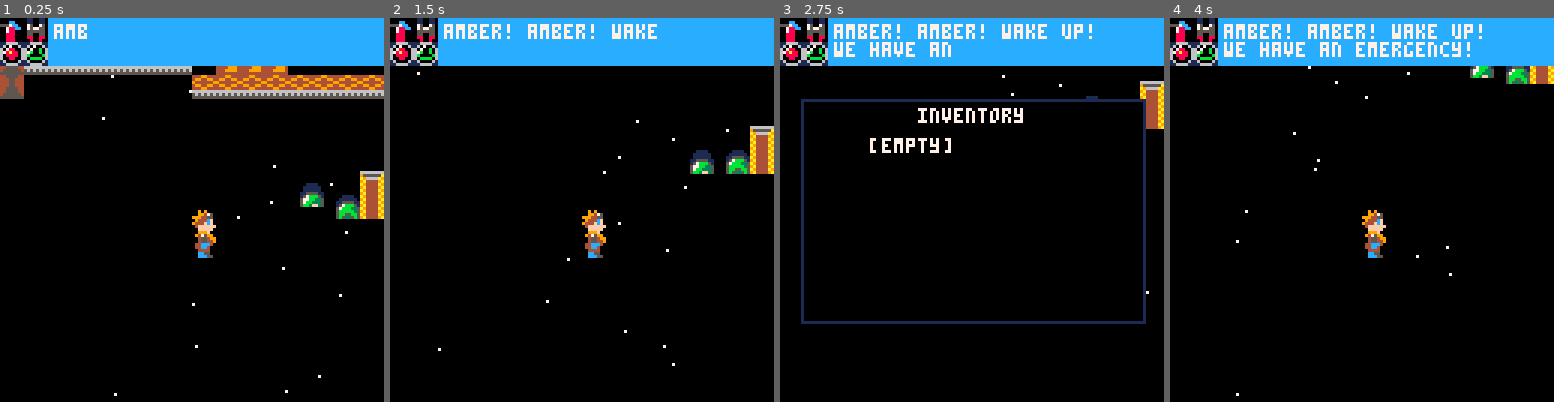
Above: before the commit, frames 1-4 (left to right).
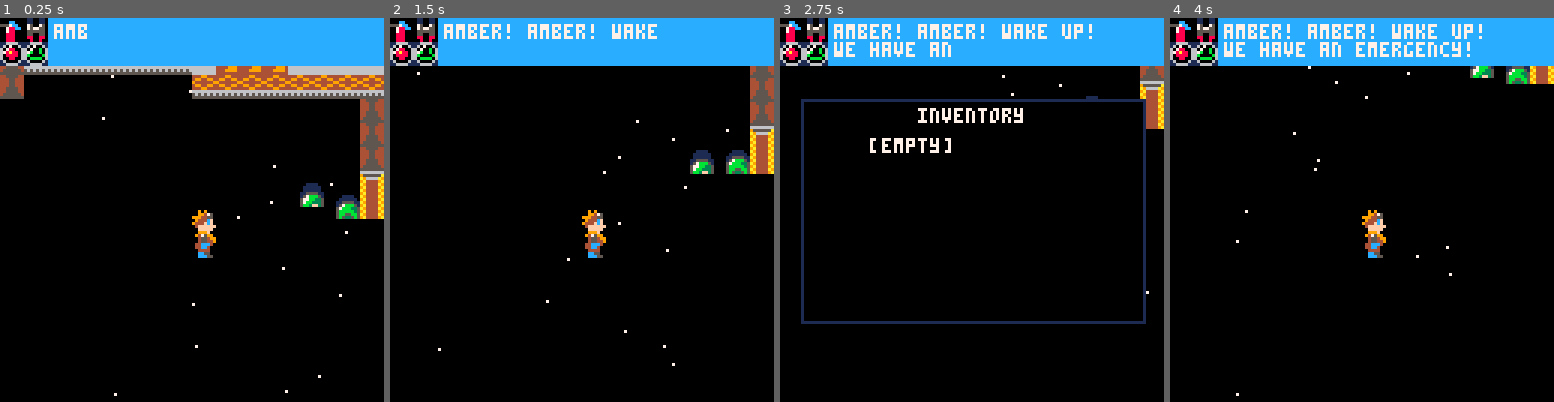
Above: after the commit, the same moments.

Repository: nsatragno/pico8-carts
Game: PICO-8 cartridge space_kludge/space_kludge.p8
The game is run twice, just before and just after one commit, with the same random seed, the same clock (stepped at 60 frames per second) and the same inputs.
Inputs:
- Up to frame 1 (0.25 s): no input
- Up to frame 2 (1.5 s): tap X (X key) at 0.33, 1.07 s; tap O (Z key) at 0.7 s
- Up to frame 3 (2.75 s): hold Right 1.6-2.1 s; tap O (Z key) at 1.7, 2.1, 2.5 s; tap X (X key) at 1.85 s; hold Up 2.15-2.42 s; hold Right from 2.47 s (still down)
- Up to frame 4 (4 s): tap O (Z key) at 2.9, 3.3, 3.7 s; tap X (X key) at 2.97 s; release Right at 3.03 s; hold Left 3.08-3.58 s; hold Down 3.63-3.97 s

The runs differ from the first frame. In frame 1, 1.9% of the frame differs, in the area x 50-100%, y 12-40%; in frame 2, 1.0%; in frame 3, 0.2%; in frame 4, nothing differs.

Commit message:
added b ackground

Diff:
--- a/space_kludge/space_kludge.p8
+++ b/space_kludge/space_kludge.p8
@@ -835,14 +835,14 @@
 44555544334554445dd00dd55dd00dd5555555555555555555555555555555550000000000000000000000000000000000000000000000000000000000000000
 45555554434554445d0000d55d0000d5454554544545545445455454454554540000000000000000000000000000000000000000000000000000000000000000
 55555555535555555555555555555555444994444449944444499444444994440000000000000000000000000000000000000000000000000000000000000000
-6dddddd6666dddd66dddddd66666666660ddddd66dddddd66dddddd66dddddd6666666666dddddddddddddd60000000000000000000000000000000000000000
-dd6666dd666dd0dddddddddd66666666dd0ddddd6dddddd660d000066dddddd6ccc77cacdd000000999119dd0000000000000000000000000000000000000000
-d66ee66d6660dd0ddddd666666666666d6666ddd600000066dddddd660000006cc6ccc77d00000009991199d0000000000000000000000000000000000000000
-d6eeee6d666d6666dddd666666a666a6ddd0dddd6dddddd66ddd00066dddddd6c686caccd00000009991199d0000000000000000000000000000000000000000
-d6eeee6d0ddd6666dddd66666a666a66dddd0ddd6dddddd6600d00066dddddd63363a9add77003399911991d0000000000000000000000000000000000000000
-d66ee66ddddd6666dddd0d0d66666666ddd6666d6dddddd6600dddd66dddddd633b33a33d77703399911991d0000000000000000000000000000000000000000
-dd6666dddddddd0ddddd0ddd66666666ddddd0dd600000066dddd0066000000633b33b33dd773399911991dd0000000000000000000000000000000000000000
-6dddddd66dddddd66ddd0dd6666666666dddd0d6660000666600006666000066666666666dd33dddddddddd60000000000000000000000000000000000000000
+6dddddd6666dddd66dddddd66666666660ddddd66dddddd66dddddd66dddddd6666666666dddddddddddddd66dddddd600000000000000000000000000000000
+dd6666dd666dd0dddddddddd66666666dd0ddddd6dddddd660d000066dddddd6ccc77cacdd000000999119dddddddddd00000000000000000000000000000000
+d66ee66d6660dd0ddddd666666666666d6666ddd600000066dddddd660000006cc6ccc77d00000009991199ddddddddd00000000000000000000000000000000
+d6eeee6d666d6666dddd666666a666a6ddd0dddd6dddddd66ddd00066dddddd6c686caccd00000009991199ddddddddd00000000000000000000000000000000
+d6eeee6d0ddd6666dddd66666a666a66dddd0ddd6dddddd6600d00066dddddd63363a9add77003399911991ddddddddd00000000000000000000000000000000
+d66ee66ddddd6666dddd0d0d66666666ddd6666d6dddddd6600dddd66dddddd633b33a33d77703399911991ddddddddd00000000000000000000000000000000
+dd6666dddddddd0ddddd0ddd66666666ddddd0dd600000066dddd0066000000633b33b33dd773399911991dddddddddd00000000000000000000000000000000
+6dddddd66dddddd66ddd0dd6666666666dddd0d6660000666600006666000066666666666dd33dddddddddd66dddddd600000000000000000000000000000000
 44444444444444440545454000555500000000000000000000000000000000000000000000000000000000000000000000000000000000000000000000000000
 49999444a44aa44a5454545409944440000000000000000000000000000000000000000000000000000000000000000000000000000000000000000000000000
 49994444aa4a94a94444444499444444000000000000000000000000000000000000000000000000000000000000000000000000000000000000000000000000
@@ -988,10 +988,15 @@
 0000000000000000000000000000000000000000000000000000000000000000000000000000000000000000000000000000000000000000000000000000000000000000000000000000000000000000000000000000000000000000000000000000000000000000000000000000000000000000000000000000000000000000
 0000000000000000000000000000000000000000000000000000000000000000000000000000000000000000000000000000000000000000000000000000000000000000000000000000000000000000000000000000000000000000000000000000000000000000000000000000000000000000000000000000000000000000
 0000000000000000000000545454545454545400545454545400000000000000000000000000000000000000000000000000000000000000000000000000000000000000000000000000000000000000000000000000000000000000000000000000000000000000000000000000000000000000000000000000000000000000
-0000005454545454545454000000000000000050000000000050000000000000000000000000000000000000000000000000000000000000000000000000000000000000000000000000000000000000000000000000000000000000000000000000000000000000000000000000000000000000000000000000000000000000
-0000005000000000000050000000000000000050000000000050000000000000000000000000000000000000000000000000000000000000000000000000000000000000000000000000000000000000000000000000000000000000000000000000000000000000000000000000000000000000000000000000000000000000
-0000005000000000000050000000000000000050000000000050000000000000000000000000000000000000000000000000000000000000000000000000000000000000000000000000000000000000000000000000000000000000000000000000000000000000000000000000000000000000000000000000000000000000
-0000005000000000000000000000000000000050000000000050000000000000000000000000000000000000000000000000000000000000000000000000000000000000000000000000000000000000000000000000000000000000000000000000000000000000000000000000000000000000000000000000000000000000
-00000050696a0000000000000070700000000000000000000050000000000000000000000000000000000000000000000000000000000000000000000000000000000000000000000000000000000000000000000000000000000000000000000000000000000000000000000000000000000000000000000000000000000000
-0000005040404040404040007070700000000000000000000050000000000000000000000000000000000000000000000000000000000000000000000000000000000000000000000000000000000000000000000000000000000000000000000000000000000000000000000000000000000000000000000000000000000000
-0000005000000000000000404040404040404040404040404050000000000000000000000000000000000000000000000000000000000000000000000000000000000000000000000000000000000000000000000000000000000000000000000000000000000000000000000000000000000000000000000000000000000000
+0000005454545454545454636363636363636350636363636350000000000000000000000000000000000000000000000000000000000000000000000000000000000000000000000000000000000000000000000000000000000000000000000000000000000000000000000000000000000000000000000000000000000000
+0000005063636363636350636363636363636350636363636350000000000000000000000000000000000000000000000000000000000000000000000000000000000000000000000000000000000000000000000000000000000000000000000000000000000000000000000000000000000000000000000000000000000000
+00000050696a6363636350636363636363707050636363636350000000000000000000000000000000000000000000000000000000000000000000000000000000000000000000000000000000000000000000000000000000000000000000000000000000000000000000000000000000000000000000000000000000000000
+00000050696a6068636363636363636363636350636363636350000000000000000000000000000000000000000000000000000000000000000000000000000000000000000000000000000000000000000000000000000000000000000000000000000000000000000000000000000000000000000000000000000000000000
+00000050696a6363636363636370706363636363636363636350000000000000000000000000000000000000000000000000000000000000000000000000000000000000000000000000000000000000000000000000000000000000000000000000000000000000000000000000000000000000000000000000000000000000
+0000005040404040404040637070706363636363636363636350000000000000000000000000000000000000000000000000000000000000000000000000000000000000000000000000000000000000000000000000000000000000000000000000000000000000000000000000000000000000000000000000000000000000
+0000005000000000000000404040404040404040406363634050000000000000000000000000000000000000000000000000000000000000000000000000000000000000000000000000000000000000000000000000000000000000000000000000000000000000000000000000000000000000000000000000000000000000
+000000000000000000000000000000000000506b6b6b6b6b6b50000000000000000000000000000000000000000000000000000000000000000000000000000000000000000000000000000000000000000000000000000000000000000000000000000000000000000000000000000000000000000000000000000000000000
+000000000000000000000000000000000000506b6b6b6b6b6b50000000000000000000000000000000000000000000000000000000000000000000000000000000000000000000000000000000000000000000000000000000000000000000000000000000000000000000000000000000000000000000000000000000000000
+000000000000000000000000000000000000506b6b6b6b6b6b50000000000000000000000000000000000000000000000000000000000000000000000000000000000000000000000000000000000000000000000000000000000000000000000000000000000000000000000000000000000000000000000000000000000000
+000000000000000000000000000000000000506b6b6b6b6b6b50000000000000000000000000000000000000000000000000000000000000000000000000000000000000000000000000000000000000000000000000000000000000000000000000000000000000000000000000000000000000000000000000000000000000
+0000000000000000000000000000000000005050505050505050000000000000000000000000000000000000000000000000000000000000000000000000000000000000000000000000000000000000000000000000000000000000000000000000000000000000000000000000000000000000000000000000000000000000
